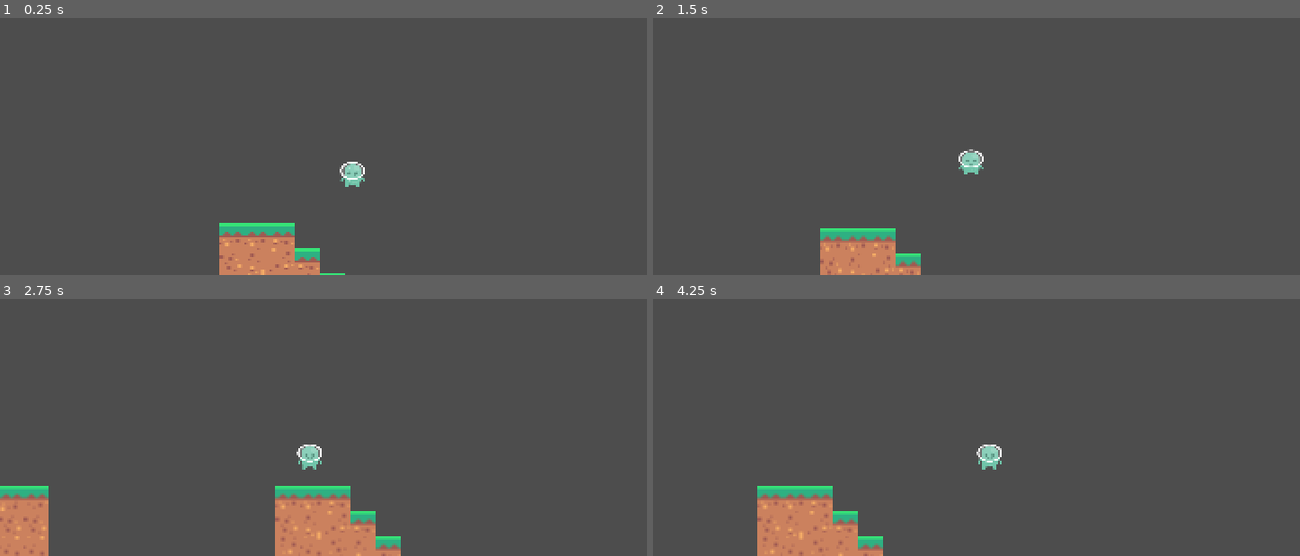
Above: before the commit, frames 1-4 (two rows, left to right).
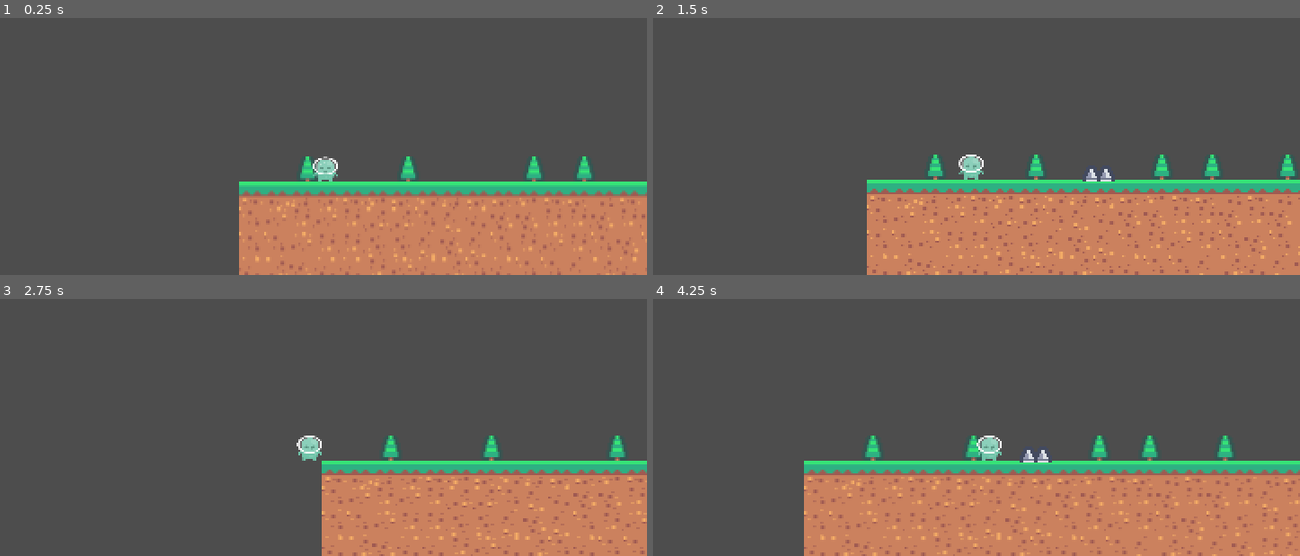
Above: after the commit, the same moments.

Repository: djutemark/ld59
Game: Godot game, scene res://game.tscn
Same seed, same stepped clock (60 frames per second), same inputs: the game is played once before the commit and once after it. The engine's default icon, where the game draws it, is replaced by a stand-in: a white triangle on a blue panel in a dark square.
Inputs:
- Up to frame 1 (0.25 s): no input
- Up to frame 2 (1.5 s): tap Enter at 0.5 s; hold E (use_signaler) 0.53-1.28 s; hold D (move_right) from 0.53 s (still down); tap Space (jump) at 0.77 s; tap R at 0.8, 1.35 s
- Up to frame 3 (2.75 s): tap Space (jump) at 1.52 s; tap E (use_signaler) at 1.55 s; release D (move_right) at 2.03 s; hold A (move_left) from 2.03 s (still down); hold E (use_signaler) from 2.03 s (still down); tap R at 2.3 s
- Up to frame 4 (4.25 s): release A (move_left) at 2.78 s; release E (use_signaler) at 2.78 s; hold D (move_right) from 2.78 s (still down); tap R at 2.85, 3.8 s; tap Space (jump) at 3.02, 3.77 s; tap E (use_signaler) at 3.05 s; hold E (use_signaler) from 3.53 s (still down)

The runs differ from the first frame. In frame 1, 24% of the frame differs, in the area x 33-100%, y 53-100%; in frame 2, 27%; in frame 3, 22%; in frame 4, 31%, in the area x 16-100%, y 53-100%.

Commit message:
Create checkpoints

Diff:
--- a/game.tscn
+++ b/game.tscn
@@ -16,7 +16,7 @@
 [node name="Level 1" parent="." unique_id=1630807923 instance=ExtResource("1_80nbo")]
 
 [node name="Player" parent="." unique_id=56246929 instance=ExtResource("2_e2o6t")]
-position = Vector2(1219, 75)
+position = Vector2(87, 105)
 gravity_strength = 5.0
 move_speed = 150.0
 jump_strength = 130.0
--- a/levels/level_1.tscn
+++ b/levels/level_1.tscn
@@ -3,6 +3,7 @@
 [ext_resource type="TileSet" uid="uid://dxc60ea2wixq2" path="res://tilesets/ground.tres" id="1_vn7o3"]
 [ext_resource type="PackedScene" uid="uid://b2xltvs64i35j" path="res://objects/spikes.tscn" id="2_jirdo"]
 [ext_resource type="Script" uid="uid://bk1rgvi3v0xe5" path="res://scripts/invisibility.gd" id="3_bt44k"]
+[ext_resource type="PackedScene" uid="uid://bb6dvmw14lk3l" path="res://objects/checkpoint.tscn" id="4_kx6l7"]
 
 [node name="Level 1" type="Node2D" unique_id=1630807923]
 
@@ -87,3 +88,9 @@
 [node name="Invisibility" type="Node" parent="Spikes9" unique_id=505615352]
 script = ExtResource("3_bt44k")
 metadata/_custom_type_script = "uid://bk1rgvi3v0xe5"
+
+[node name="Checkpoint" parent="." unique_id=764002079 instance=ExtResource("4_kx6l7")]
+position = Vector2(742, 92)
+
+[node name="Checkpoint2" parent="." unique_id=755794056 instance=ExtResource("4_kx6l7")]
+position = Vector2(1166, 91)
--- /dev/null
+++ b/objects/checkpoint.tscn
@@ -0,0 +1,21 @@
+[gd_scene format=3 uid="uid://bb6dvmw14lk3l"]
+
+[ext_resource type="Texture2D" uid="uid://dxluetgnmx57p" path="res://icon.svg" id="1_bd582"]
+[ext_resource type="Script" uid="uid://baq6ft7npj5gk" path="res://scripts/checkpoint.gd" id="1_t1bj6"]
+
+[sub_resource type="RectangleShape2D" id="RectangleShape2D_t1bj6"]
+size = Vector2(20, 40)
+
+[node name="Checkpoint" type="Area2D" unique_id=764002079]
+script = ExtResource("1_t1bj6")
+
+[node name="CollisionShape2D" type="CollisionShape2D" parent="." unique_id=1732875763]
+shape = SubResource("RectangleShape2D_t1bj6")
+
+[node name="Sprite2D" type="Sprite2D" parent="." unique_id=115891009]
+modulate = Color(0, 1, 1, 1)
+position = Vector2(0, 1)
+scale = Vector2(0.15, 0.3)
+texture = ExtResource("1_bd582")
+
+[connection signal="body_entered" from="." to="." method="_on_body_entered"]
--- /dev/null
+++ b/scripts/checkpoint.gd
@@ -0,0 +1,21 @@
+class_name Checkpoint
+extends Area2D
+
+@export var dehighlight_alpha: float = 0.25
+@export var highlight_alpha: float = 0.8
+
+func _ready() -> void:
+	dehighlight()
+
+
+func _on_body_entered(body: Node2D) -> void:
+	if body is Player:
+		body.set_checkpoint(self)
+
+
+func highlight() -> void:
+	modulate.a = highlight_alpha
+
+
+func dehighlight() -> void:
+	modulate.a = dehighlight_alpha
--- a/scripts/player.gd
+++ b/scripts/player.gd
@@ -7,10 +7,14 @@
 
 @export var signal_settings: SignalerSettings
 
-var start_position: Vector2
+var original_position: Vector2
+var current_checkpoint: Checkpoint = null
+
+var respawn_position:
+	get: return current_checkpoint.position if current_checkpoint != null else original_position
 
 func _ready() -> void:
-	start_position = position
+	original_position = position
 	%Signaler.settings = signal_settings
 
 
@@ -30,8 +34,7 @@
 		if event.keycode == KEY_ESCAPE:
 			get_tree().quit()
 		if event.keycode == KEY_R:
-			position = start_position
-			velocity = Vector2.ZERO
+			respawn()
 
 
 func apply_gravity() -> void:
@@ -49,6 +52,17 @@
 	velocity.x = horizontal * move_speed
 
 
+func set_checkpoint(checkpoint: Checkpoint) -> void:
+	if current_checkpoint != null:
+		current_checkpoint.dehighlight()
+	current_checkpoint = checkpoint
+	current_checkpoint.highlight()
+
+
+func respawn() -> void:
+	position = respawn_position
+	velocity = Vector2.ZERO
+
+
 func take_damage() -> void:
-	# TODO: Teleport to last checkpoint here
-	pass
+	respawn()
--- a/scripts/signaler.gd
+++ b/scripts/signaler.gd
@@ -30,6 +30,8 @@
 		await t.finished
 		await get_tree().create_timer(settings.time_at_max_growth).timeout
 		%SignalHitbox.disabled = true
+		%PulseSprite.scale = Vector2.ZERO
+
 
 		for invisibility in current_visible_invisibiles:
 			invisibility.make_invisible()
Not shown, added: scripts/checkpoint.gd.uid
